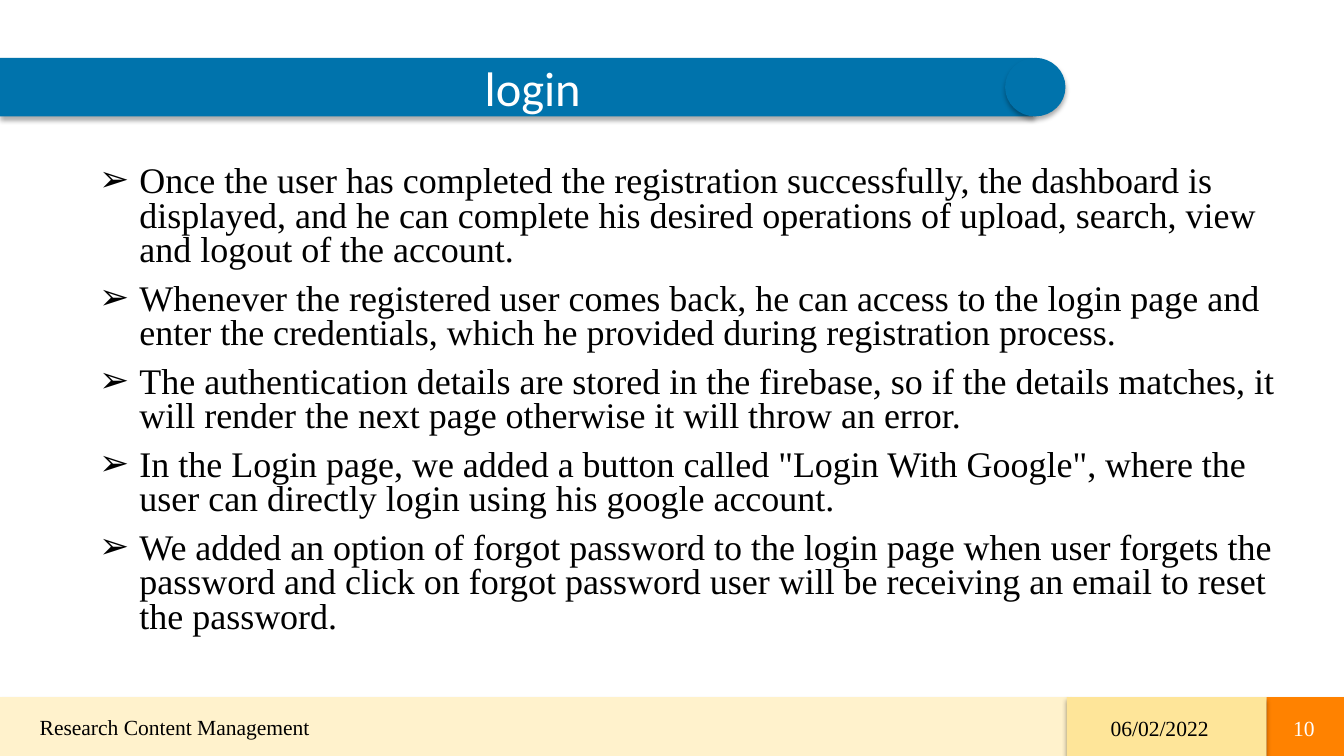
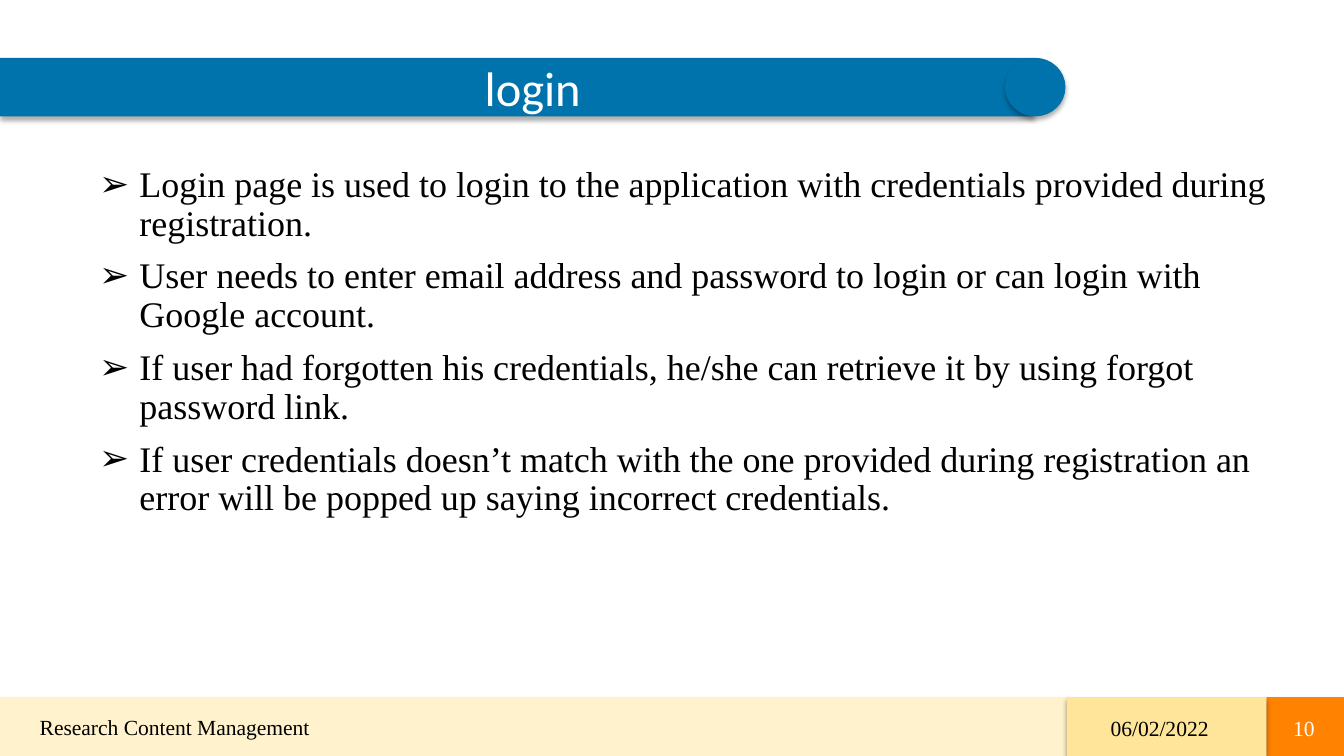
Before and after one commit to 44691-GDP-I-SU22/RCM, a slide deck: slide 10 of GDP-Final-PPT/RCM_Final.pptx. Drawn at 1344x756 pixels with LibreOffice and Linux fonts; fonts in the diff are those of the drawing. Boxes give left, top, right and bottom in pixels: in the first picture for what was removed or moved away, otherwise in the second. Text is boxed around its words. In the diff, an @@ line names an element or a change of style, - is before the commit and + after.

```diff
--- a/GDP-Final-PPT/RCM_Final.pptx
+++ b/GDP-Final-PPT/RCM_Final.pptx
@@ text at [139,172,1266,518]: text changed @@
-➢ Once the user has completed the registration successfully, the dashboard is displayed, and he can complete his desired operations of upload, search, view and logout of the account.
-➢ Whenever the registered user comes back, he can access to the login page and enter the credentials, which he provided during registration process.
-➢ The authentication details are stored in the firebase, so if the details matches, it will render the next page otherwise it will throw an error.
-➢ In the Login page, we added a button called "Login With Google", where the user can directly login using his google account.
-➢ We added an option of forgot password to the login page when user forgets the password and click on forgot password user will be receiving an email to reset the password.
+➢ Login page is used to login to the application with credentials provided during registration.
+➢ User needs to enter email address and password to login or can login with Google account.
+➢ If user had forgotten his credentials, he/she can retrieve it by using forgot password link.
+➢ If user credentials doesn’t match with the one provided during registration an error will be popped up saying incorrect credentials.
```
Also in this commit, not shown: 7 other slides changed, 1 slide removed.
